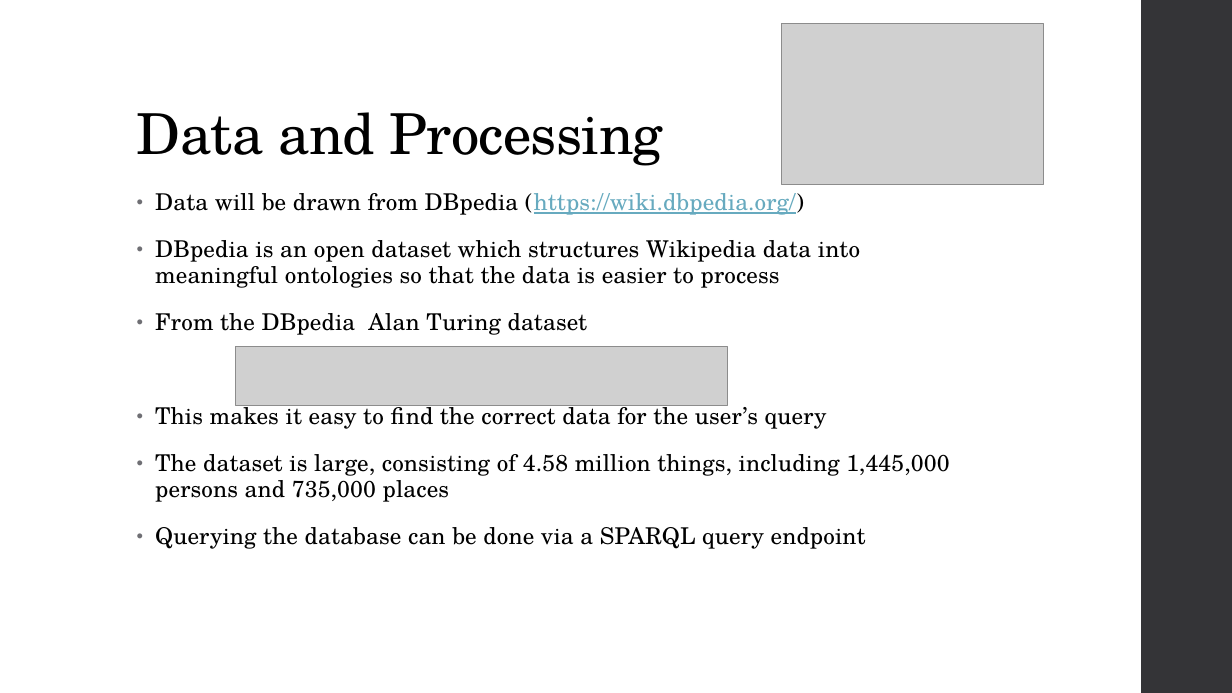
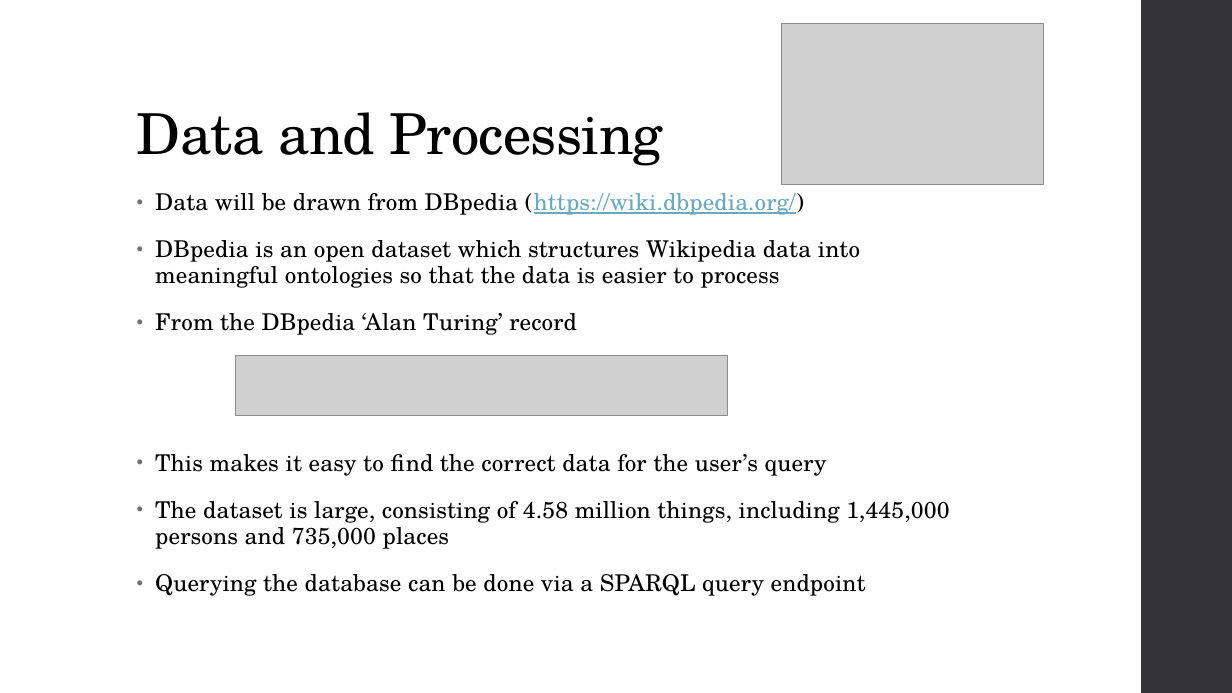
Before and after one commit to awt95/wikibot, a slide deck: slide 4 of Interim Presentation.pptx. Drawn at 1232x693 pixels with LibreOffice and Linux fonts; fonts in the diff are those of the drawing; grey boxes stand for pictures. Boxes give left, top, right and bottom in pixels: in the first picture for what was removed or moved away, otherwise in the second. Text is boxed around its words. In the diff, an @@ line names an element or a change of style, - is before the commit and + after.

```diff
--- a/Interim Presentation.pptx
+++ b/Interim Presentation.pptx
@@ text at (x1=155, y1=313, x2=577, y2=335): text changed @@
-• From the DBpedia Alan Turing dataset
+• From the DBpedia ‘Alan Turing’ record
@@ picture moved from (x1=236, y1=347, x2=727, y2=406) to (x1=236, y1=356, x2=727, y2=415) @@
```
Also in this commit, not shown: 2 other slides changed, 1 slide added, 1 slide removed, 5 other files.
